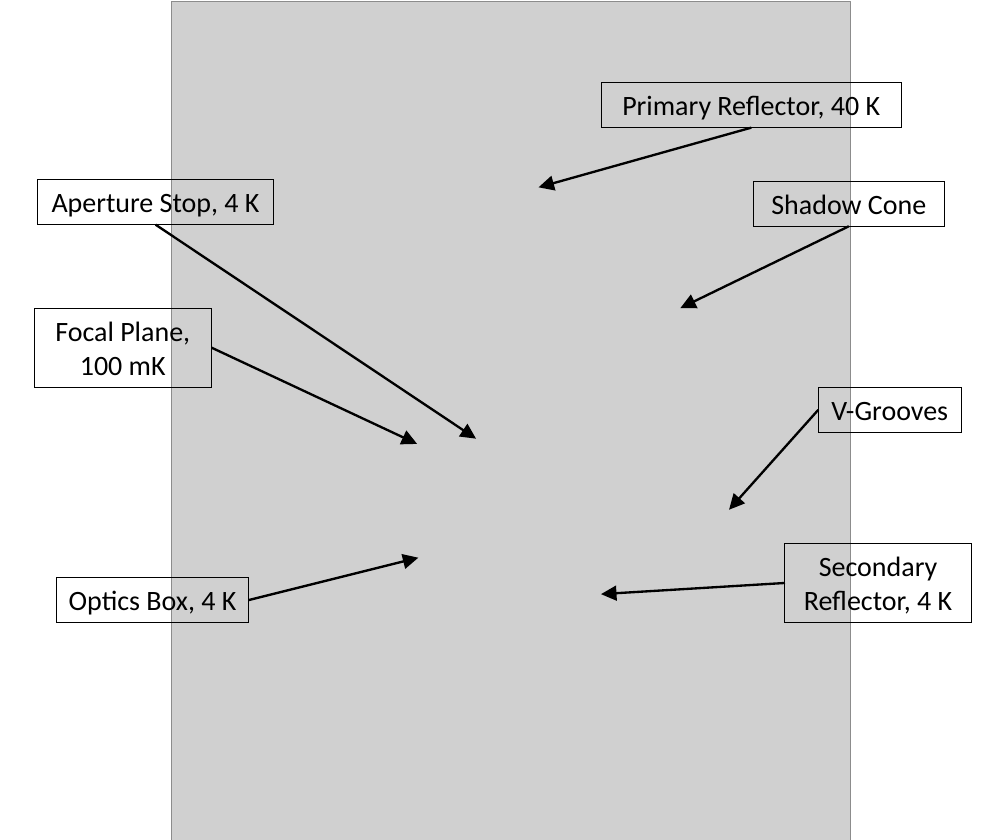
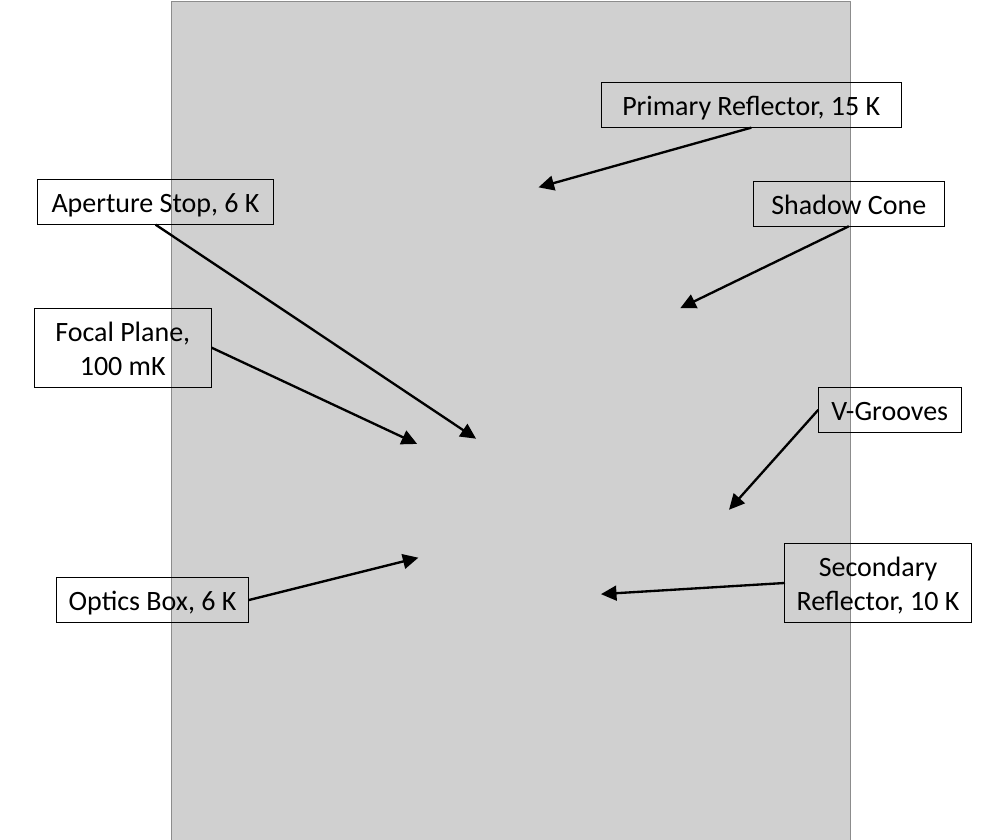
Before and after one commit to CMB-Probe/SPIE_optics_paper, a slide deck: slide 2 of editing_images/PICO_CAD_annotated.pptx. Drawn at 1008x840 pixels with LibreOffice and Linux fonts; fonts in the diff are those of the drawing; grey boxes stand for pictures. Boxes give left, top, right and bottom in pixels: in the first picture for what was removed or moved away, otherwise in the second. Text is boxed around its words. In the diff, an @@ line names an element or a change of style, - is before the commit and + after.

```diff
--- a/editing_images/PICO_CAD_annotated.pptx
+++ b/editing_images/PICO_CAD_annotated.pptx
@@ text in rectangle at bbox=[622, 92, 881, 122]: text changed @@
-Primary Reflector, 40 K
+Primary Reflector, 15 K
@@ text in rectangle at bbox=[52, 189, 260, 219]: text changed @@
-Aperture Stop, 4 K
+Aperture Stop, 6 K
@@ text in rectangle at bbox=[797, 553, 960, 617]: text changed @@
-Secondary Reflector, 4 K
+Secondary Reflector, 10 K
@@ text in rectangle at bbox=[69, 587, 237, 617]: text changed @@
-Optics Box, 4 K
+Optics Box, 6 K
```
Also in this commit, not shown: 1 other slide changed, 18 other files.
